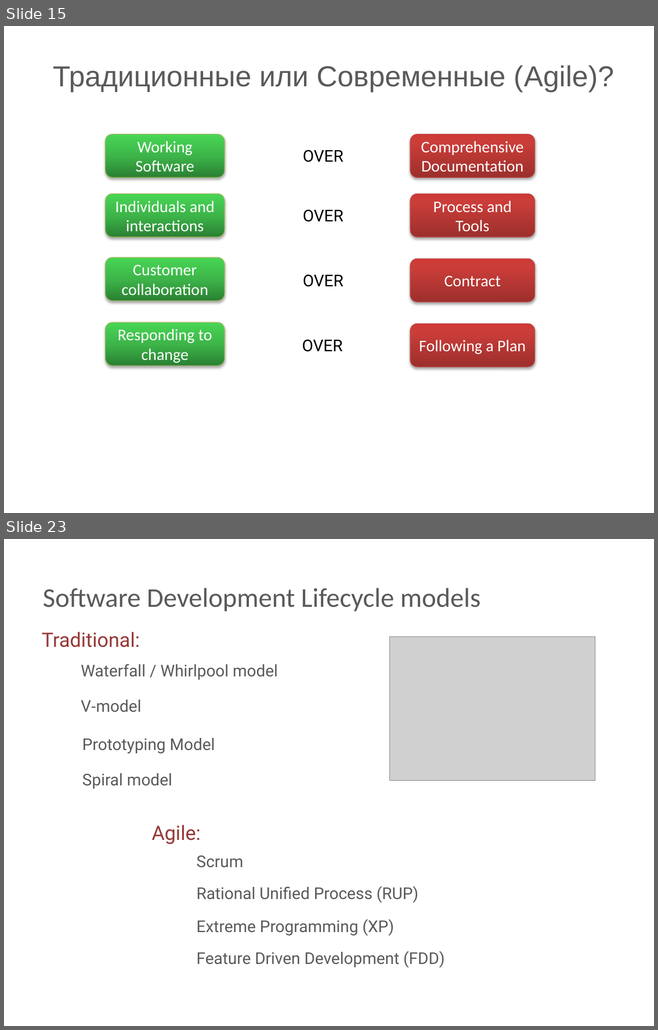
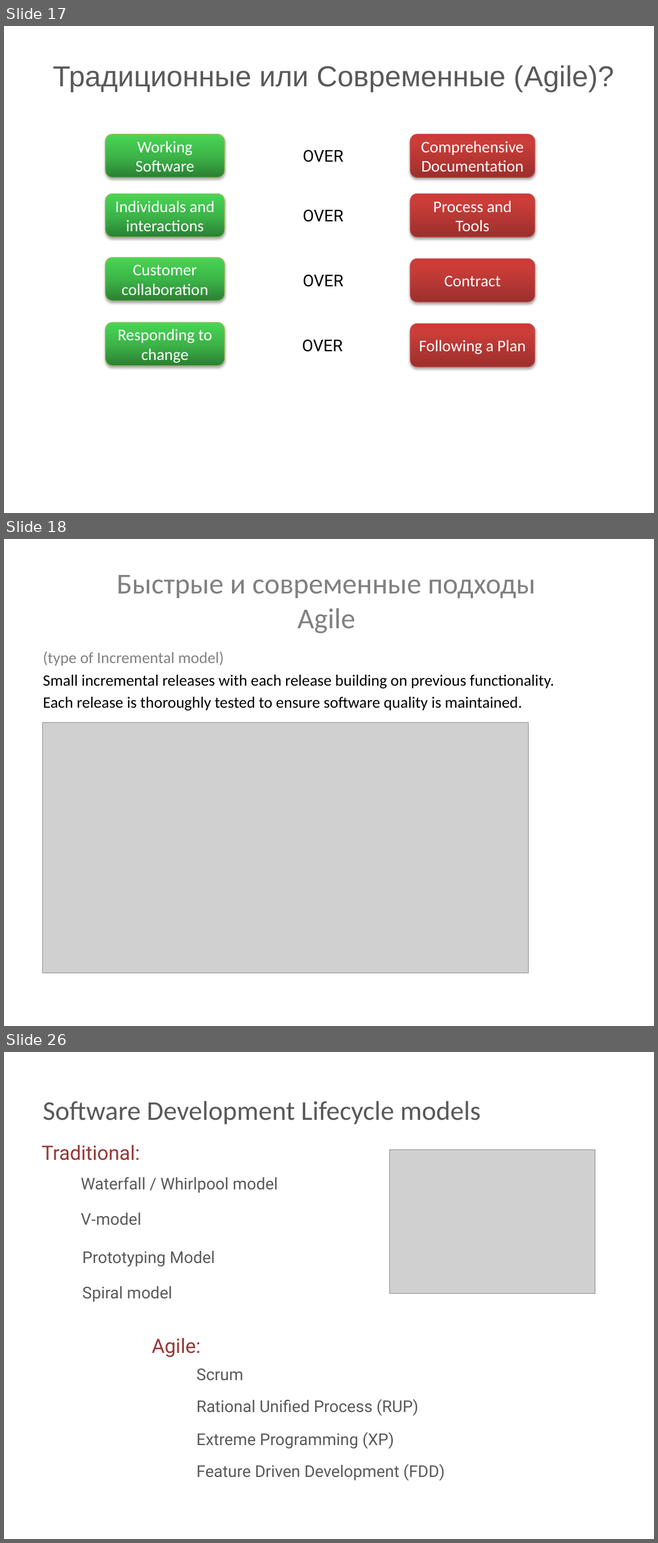
Before and after one commit to BigRacer/swtesting, a slide deck: 6.SDLC/SDLC models.pptx. Shown one above the other, each under a label of ours: slides 15 and 23 before the commit, slides 17, 18 and 26 after it; the slides between them are not shown. The pictures are 658x1030 and 658x1543 pixels, drawn with LibreOffice and Linux fonts; fonts in the diff are those of the drawing; grey boxes stand for pictures; background and template pictures are left out. Boxes give left, top, right and bottom in pixels: in the first picture for what was removed or moved away, otherwise in the second. Text is boxed around its words. In the diff, an @@ line names an element or a change of style, - is before the commit and + after.

```diff
--- a/6.SDLC/SDLC models.pptx
+++ b/6.SDLC/SDLC models.pptx
@@ slide 18 added at box(4, 539, 654, 1026), background picture (left out) @@
@@ text added at box(117, 575, 535, 634), 32 pt, text #808080 @@
+  Быстрые и современные подходы
+Agile
@@ text added at box(43, 652, 554, 711), 17.6 pt, text #000000 @@
+(type of Incremental model)
+Small incremental releases with each release building on previous functionality.
+Each release is thoroughly tested to ensure software quality is maintained.
@@ picture added at box(42, 722, 528, 973) @@
@@ what was slide 15 is now slide 17 @@
@@ what was slide 23 is now slide 26 @@
```
Also in this commit, not shown: 4 slides changed, 7 other slides added, 5 slides removed.
